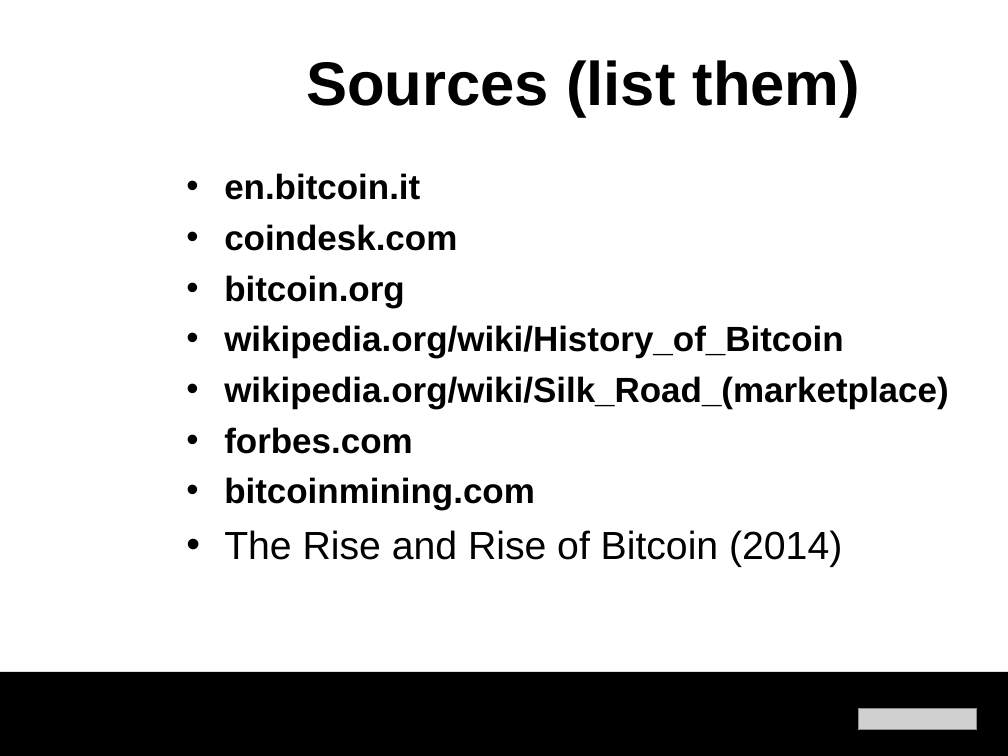
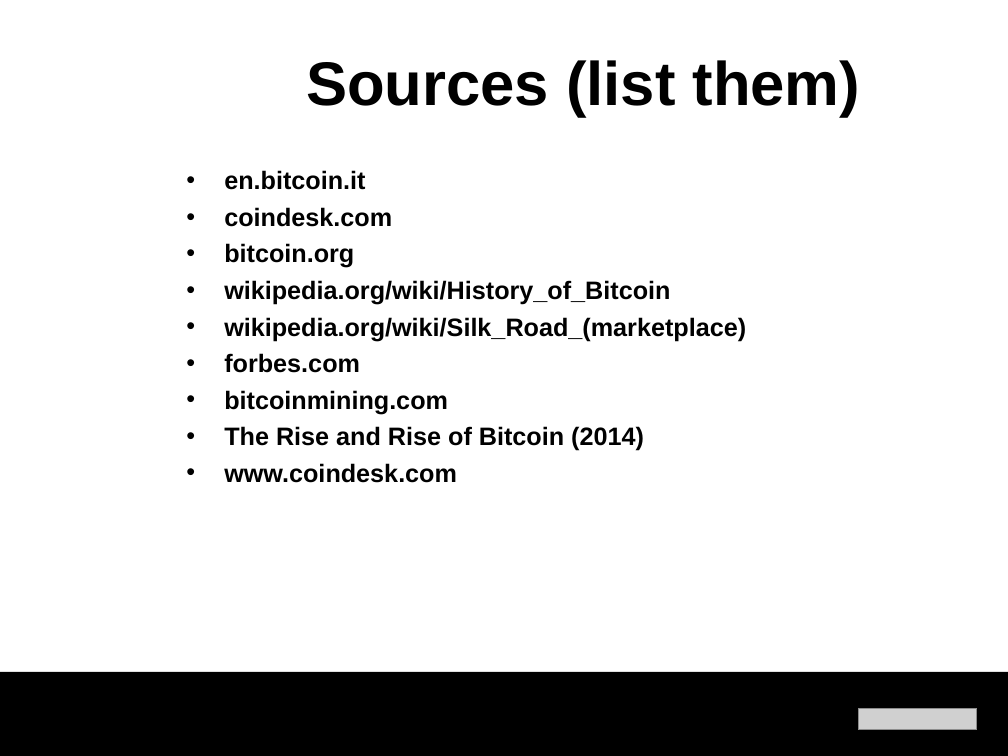
Before and after one commit to wesreisz/cis411-lightningTalks, a slide deck: slide 19 of Wolf-cryptocurrency.ppt. Drawn at 1008x756 pixels with LibreOffice and Linux fonts; fonts in the diff are those of the drawing; grey boxes stand for pictures; background and template pictures are left out. Boxes give left, top, right and bottom in pixels: in the first picture for what was removed or moved away, otherwise in the second. Text is boxed around its words. In the diff, an @@ line names an element or a change of style, - is before the commit and + after.

Commit message:
edits

```diff
--- a/Wolf-cryptocurrency.ppt
+++ b/Wolf-cryptocurrency.ppt
@@ text at (x1=224, y1=170, x2=746, y2=451): size 25 to 18 pt in "en.bitcoin.it", "coindesk.com", "bitcoin.org", "wikipedia.org/wiki/History_of_Bitcoin" and 3 more places; size 28 to 18 pt, bold on in "The Rise and Rise of Bitcoin (2014)"; less space between paragraphs @@
@@ text at (x1=224, y1=463, x2=457, y2=483): paragraph added @@
+• www.coindesk.com
```
